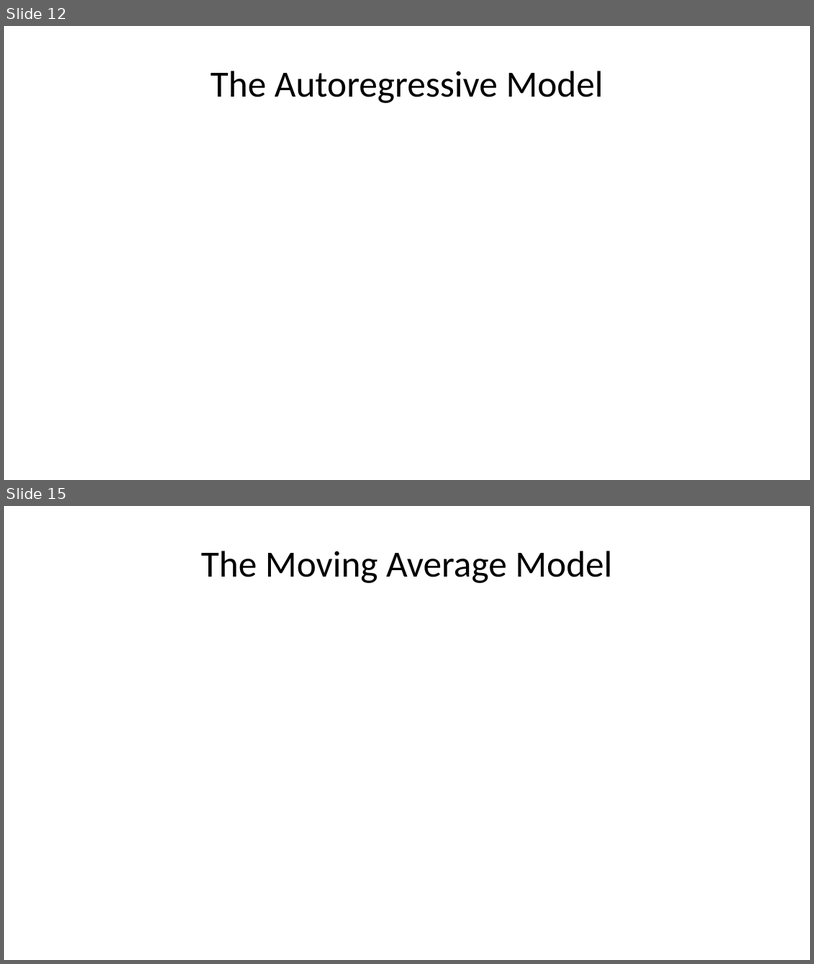
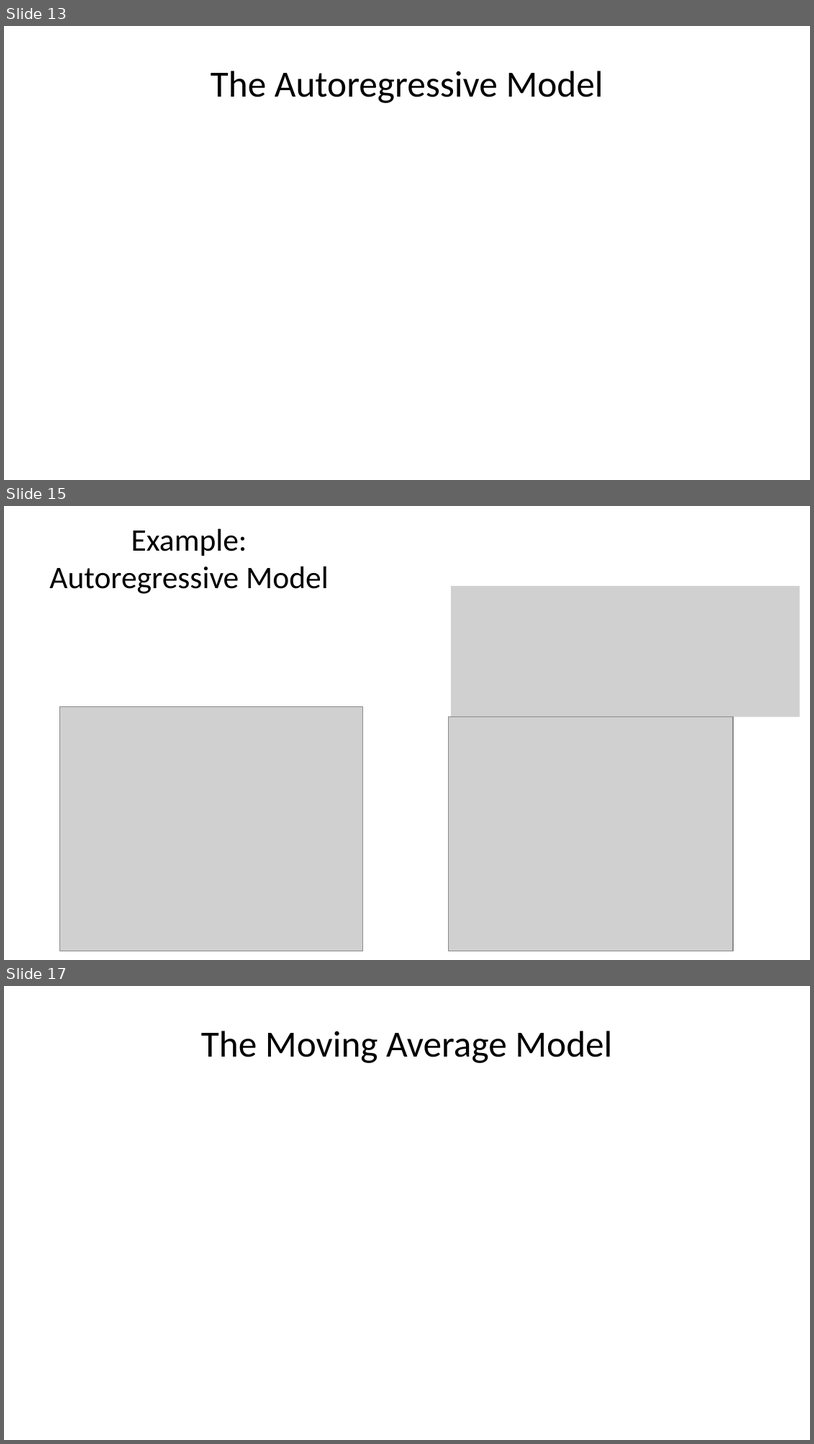
Before and after one commit to StephenElston/CSCI-E-83, a slide deck: LectureSlides/12_IntroductionToTimeSeriesForecasting.pptx. Shown one above the other, each under a label of ours: slides 12 and 15 before the commit, slides 13, 15 and 17 after it; the slides between them are not shown. The pictures are 814x964 and 814x1444 pixels, drawn with LibreOffice and Linux fonts; fonts in the diff are those of the drawing; grey boxes stand for pictures. Boxes give left, top, right and bottom in pixels: in the first picture for what was removed or moved away, otherwise in the second. Text is boxed around its words. In the diff, an @@ line names an element or a change of style, - is before the commit and + after.

```diff
--- a/LectureSlides/12_IntroductionToTimeSeriesForecasting.pptx
+++ b/LectureSlides/12_IntroductionToTimeSeriesForecasting.pptx
@@ slide 15 added at box(4, 506, 810, 960), background #FFFFFF @@
@@ title added at box(49, 528, 329, 594), 28 pt, text #000000 @@
+Example: Autoregressive Model
@@ picture added at box(452, 586, 801, 716) @@
@@ picture added at box(59, 707, 363, 951) @@
@@ picture added at box(448, 716, 733, 950) @@
@@ what was slide 12 is now slide 13 @@
@@ what was slide 15 is now slide 17 @@
```
Also in this commit, not shown: 2 slides changed, 1 other slide added.
